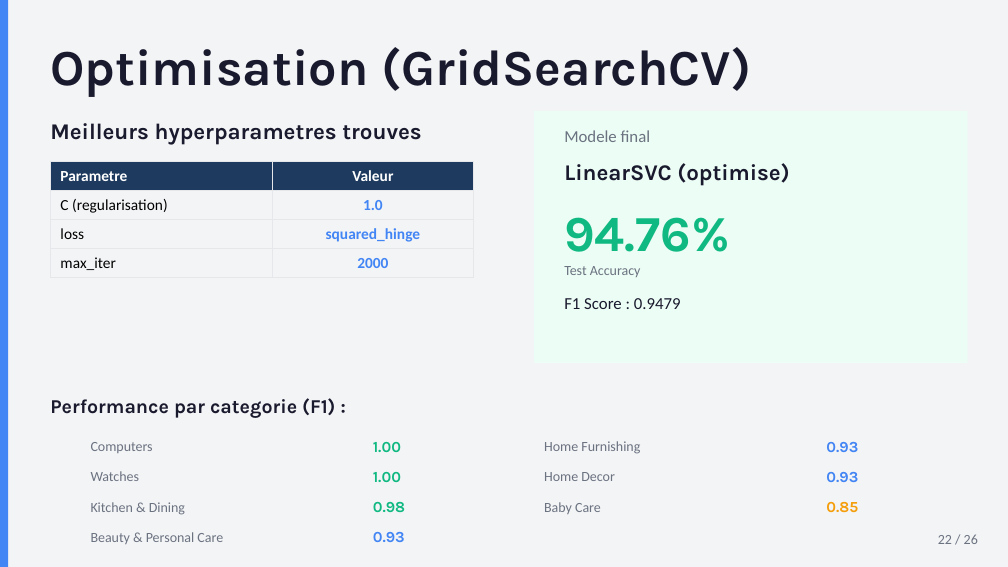
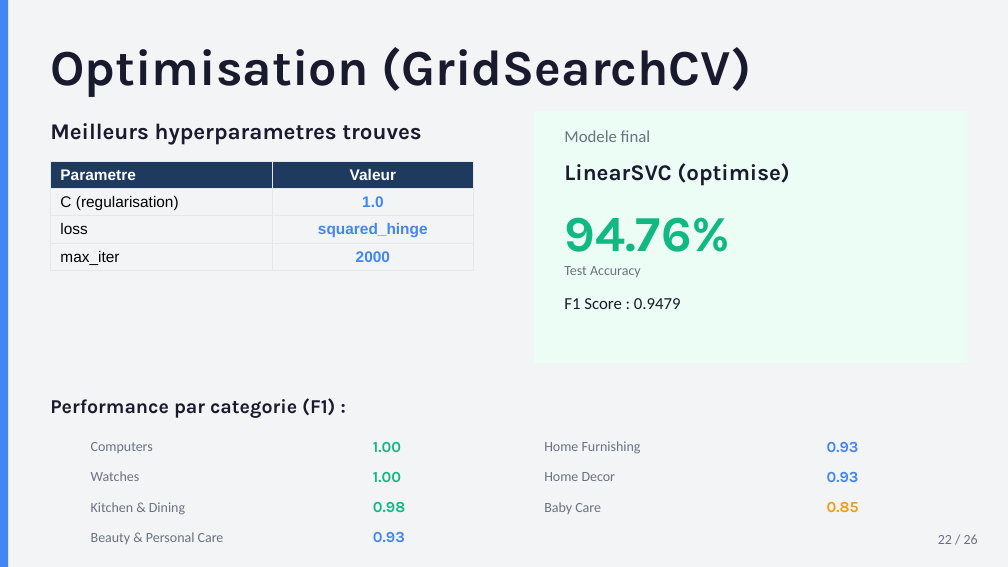
Before and after one commit to firminApp/projet_ml_dit_classification_des_bien, a slide deck: slide 22 of presentation_Groupe4_clf04.pptx. Drawn at 1008x567 pixels with LibreOffice and Linux fonts; fonts in the diff are those of the drawing. Boxes give left, top, right and bottom in pixels: in the first picture for what was removed or moved away, otherwise in the second. Text is boxed around its words. In the diff, an @@ line names an element or a change of style, - is before the commit and + after.

```diff
--- a/presentation_Groupe4_clf04.pptx
+++ b/presentation_Groupe4_clf04.pptx
@@ table at box(50, 161, 474, 492) @@
@@ font Calibri to Arial @@
@@ borders changed @@
```
Also in this commit, not shown: 5 other slides changed.
